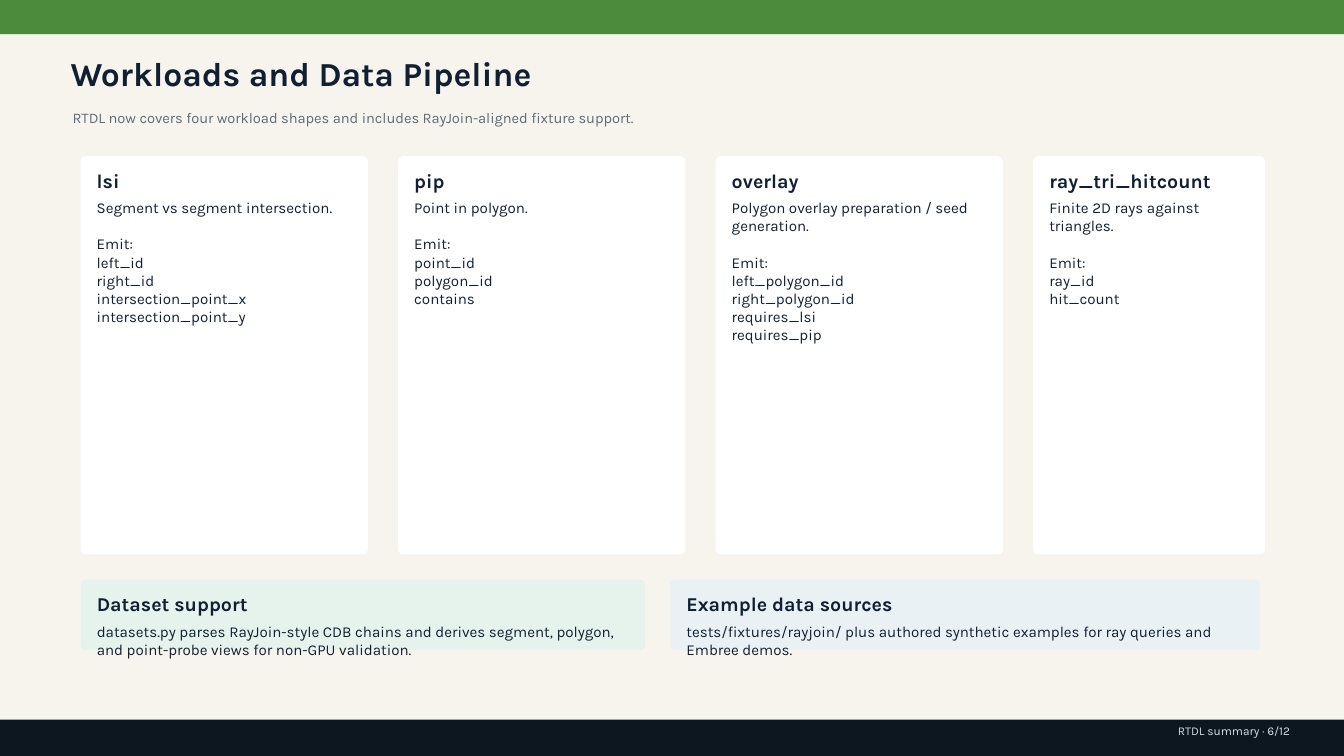
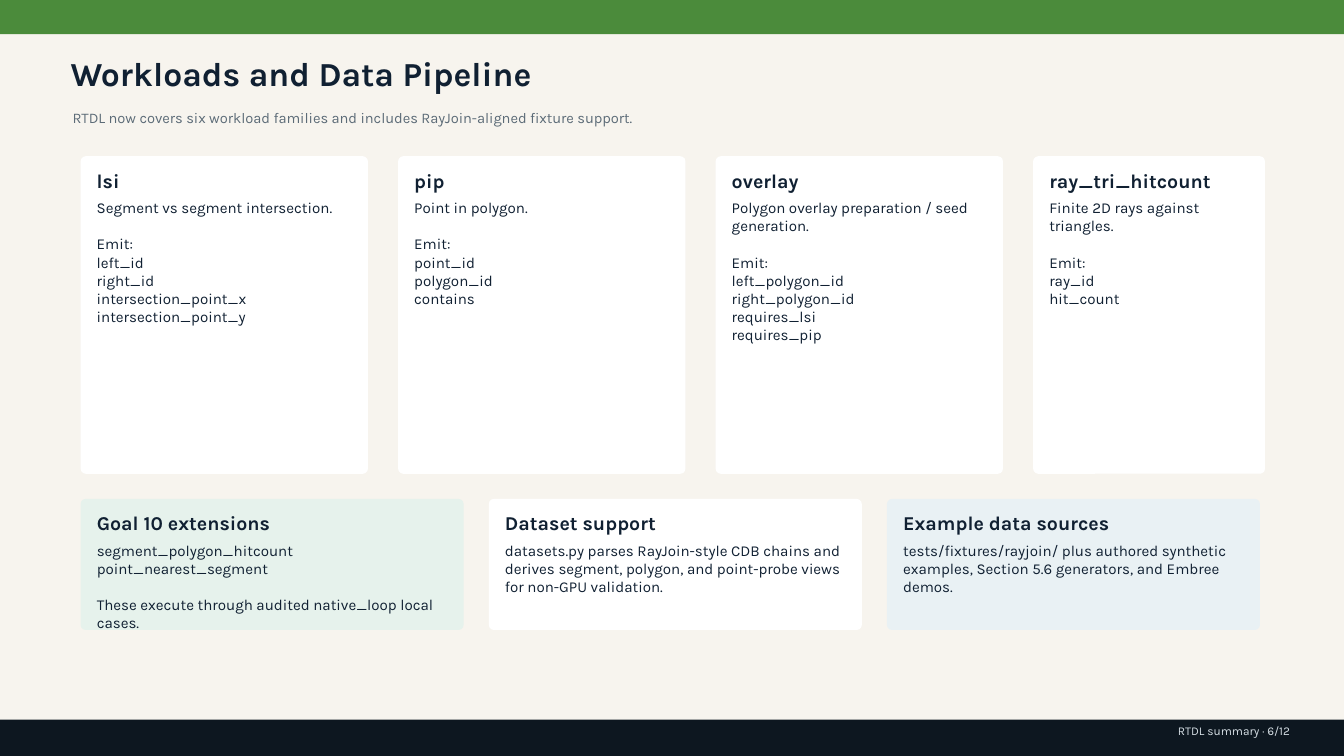
Before and after one commit to rubaolee/rtdl, a slide deck: slide 6 of rtdl_status_summary.pptx. Drawn at 1344x756 pixels with LibreOffice and Linux fonts; fonts in the diff are those of the drawing. Boxes give left, top, right and bottom in pixels: in the first picture for what was removed or moved away, otherwise in the second. Text is boxed around its words. In the diff, an @@ line names an element or a change of style, - is before the commit and + after.

Commit message:
Refresh docs and status deck for Goal 15

```diff
--- a/rtdl_status_summary.pptx
+++ b/rtdl_status_summary.pptx
@@ text at box(73, 113, 632, 127): text changed @@
-RTDL now covers four workload shapes and includes RayJoin-aligned fixture support.
+RTDL now covers six workload families and includes RayJoin-aligned fixture support.
@@ rounded rectangle: place and size @@
-rounded rectangle at box(81, 156, 368, 555)
+rounded rectangle at box(81, 156, 368, 474)
@@ rounded rectangle: place and size @@
-rounded rectangle at box(398, 156, 686, 555)
+rounded rectangle at box(398, 156, 686, 474)
@@ rounded rectangle: place and size @@
-rounded rectangle at box(716, 156, 1003, 555)
+rounded rectangle at box(716, 156, 1003, 474)
@@ rounded rectangle: place and size @@
-rounded rectangle at box(1033, 156, 1265, 555)
+rounded rectangle at box(1033, 156, 1265, 474)
@@ rounded rectangle: place and size @@
-rounded rectangle at box(81, 580, 645, 650)
+rounded rectangle at box(81, 499, 464, 630)
@@ rounded rectangle at box(81, 499, 464, 630): proportions changed @@
@@ rounded rectangle: place and size @@
-rounded rectangle at box(670, 580, 1260, 650)
+rounded rectangle at box(489, 499, 862, 630)
@@ rounded rectangle at box(489, 499, 862, 630): fill #E9F1F4 to #FFFFFF; proportions changed @@
@@ rounded rectangle added at box(887, 499, 1260, 630), fill #E9F1F4 @@
@@ text added at box(97, 516, 270, 531), 14 pt, text #102032, bold @@
+Goal 10 extensions
@@ text "Dataset support": place and size @@
-text "Dataset support" at box(97, 598, 247, 616)
+text "Dataset support" at box(505, 517, 656, 535)
@@ text "Example data sources": place and size @@
-text "Example data sources" at box(686, 597, 893, 616)
+text "Example data sources" at box(903, 516, 1110, 535)
@@ text added at box(97, 545, 433, 628), 10.8 pt, text #102032 @@
+segment_polygon_hitcount
+point_nearest_segment
+These execute through audited native_loop local cases.
@@ text "datasets.py parses RayJoin-style CDB chains ..." rewrapped from box(97, 626, 614, 659) to box(505, 545, 840, 592) @@
@@ text at box(903, 545, 1226, 592): text changed @@
-tests/fixtures/rayjoin/ plus authored synthetic examples for ray queries and Embree demos.
+tests/fixtures/rayjoin/ plus authored synthetic examples, Section 5.6 generators, and Embree demos.
```
Also in this commit, not shown: 4 other slides changed, 17 other files.
